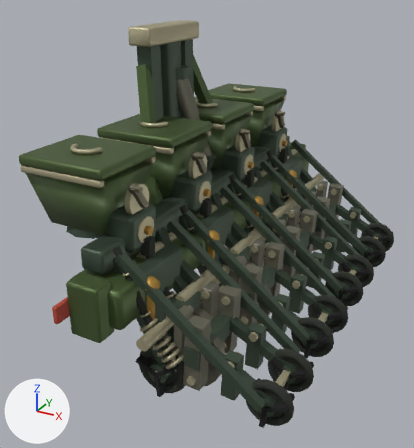
One commit to the glTF model examples/harvest-frontier/runtime-animated/seeder.repaired.m1.glb: the scene before it, then after it.
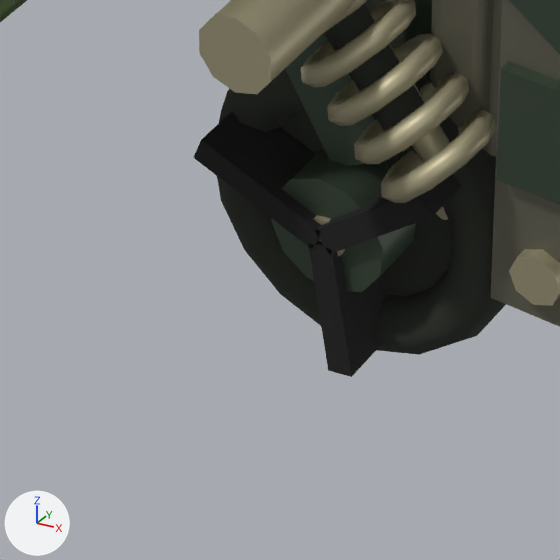
The first picture shows the older version from a 50 mm camera at (2.48, -4.05, 2.62) aimed at (0.43, -0.31, 0.75). The close-ups show the older and then the newer version on the part from 25% to 47% of the width and 75% to 95% of the height of that picture. Only the edits that show in the close-ups are written down. The axes (+X, +Y, +Z) are drawn at lower left. The lights are the same throughout. Where no turn or scale is listed for an object, it has been applied to the vertices.

Objects in the first close-up: 'body_metal', 'body_rubber', 'gaugeWheel04_metal', 'gaugeWheel04_rubber' and 1 more.
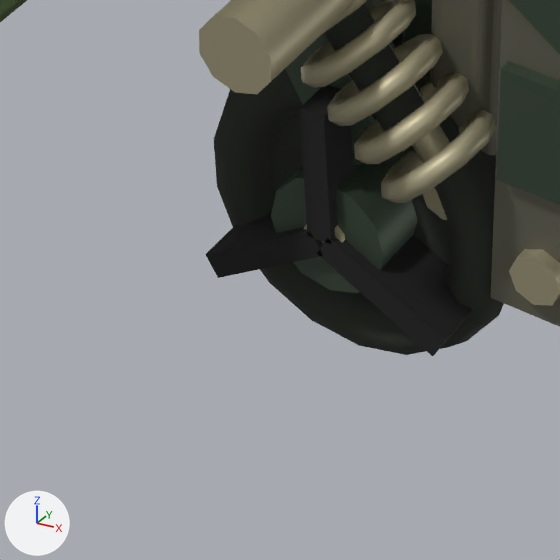
ob_gaugewheel04 is not drawn itself; it is the parent of ob_gaugewheel04_rubber, ob_gaugewheel04_metal.

Location of each change, (x1, y1, x2, y2) in pixels of the close-ups (560 x 560 px):
'gaugeWheel04_rubber', turned
    before: (193, 69, 506, 377)
    after: (205, 32, 504, 356)
'gaugeWheel04_metal', turned
    before: (271, 147, 416, 292)
    after: (271, 161, 417, 293)

What the commit changed:
Object 'gaugeWheel04' (ob_gaugewheel04) turns from (0, 80, 0) to (0, 26, 0) degrees about x, y and z.
